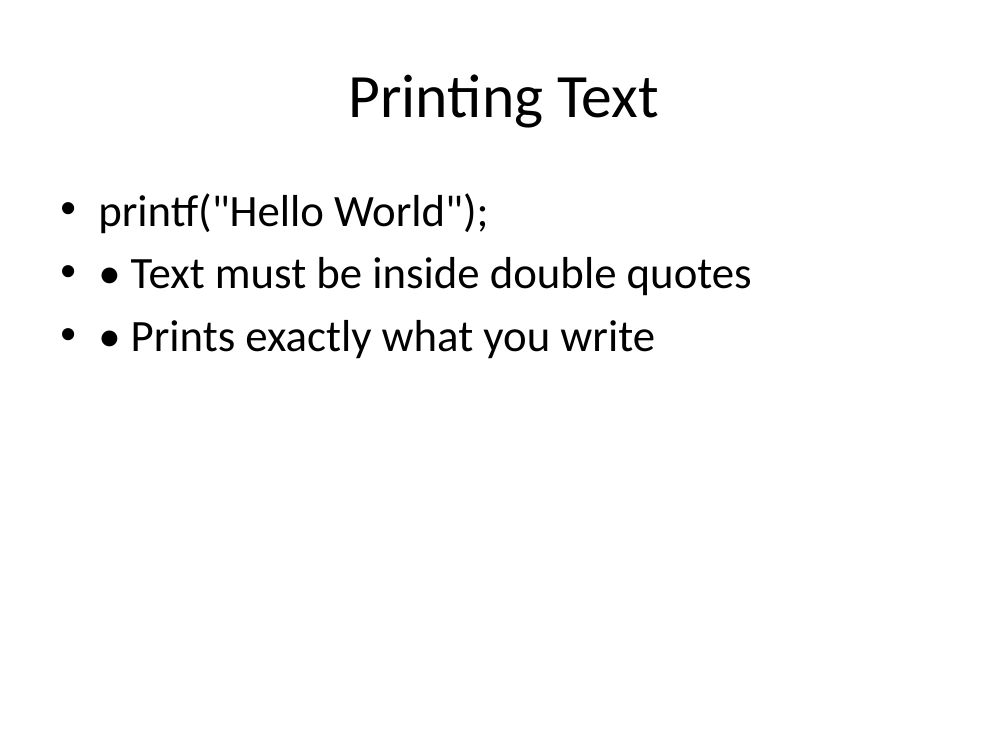
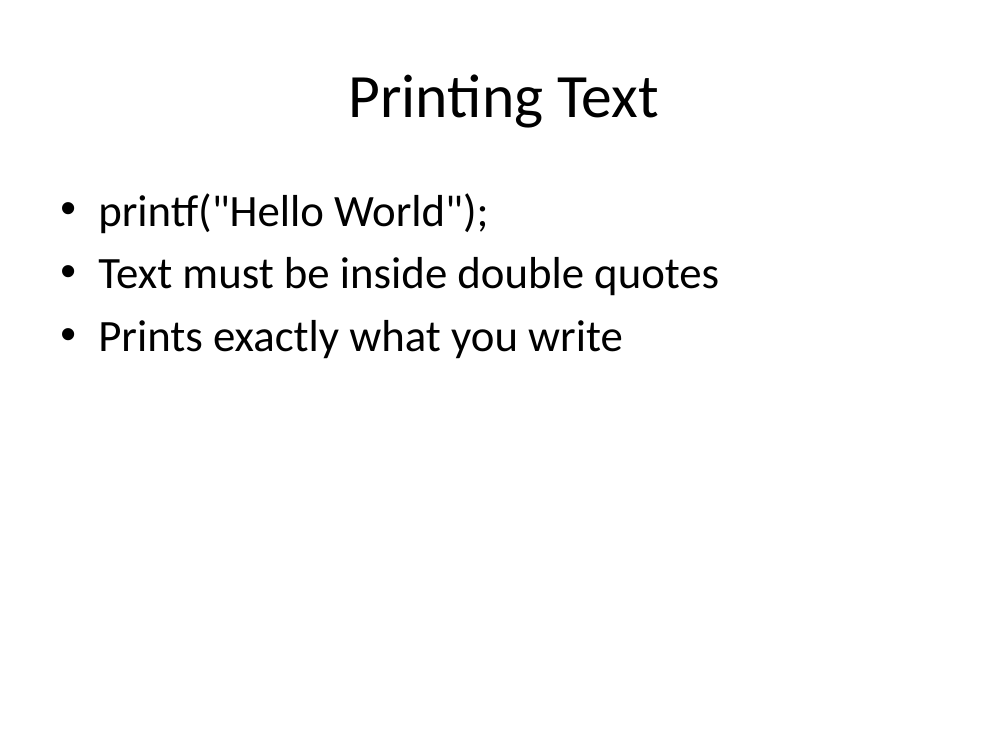
Before and after one commit to nagendra571/C, a slide deck: slide 3 of C Class/docs/Level 1__Lesson_6_printf_Deeply.pptx. Drawn at 1008x756 pixels with LibreOffice and Linux fonts; fonts in the diff are those of the drawing. Boxes give left, top, right and bottom in pixels: in the first picture for what was removed or moved away, otherwise in the second. Text is boxed around its words. In the diff, an @@ line names an element or a change of style, - is before the commit and + after.

```diff
--- a/C Class/docs/Level 1__Lesson_6_printf_Deeply.pptx
+++ b/C Class/docs/Level 1__Lesson_6_printf_Deeply.pptx
@@ text at box(98, 257, 719, 359): text changed @@
-• • Text must be inside double quotes
-• • Prints exactly what you write
+• Text must be inside double quotes
+• Prints exactly what you write
```
Also in this commit, not shown: 1 other slide changed, 4 other files.
